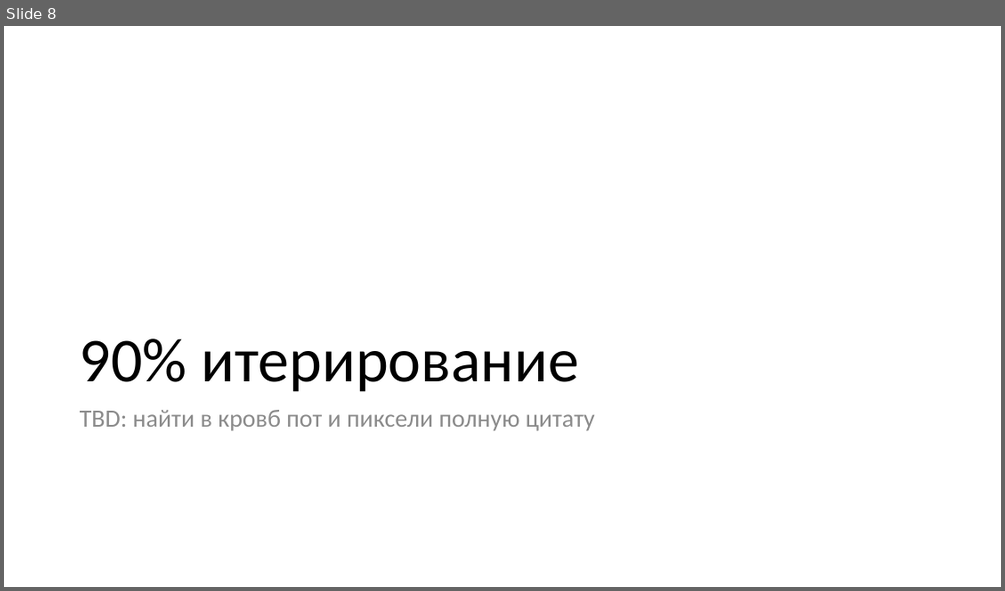
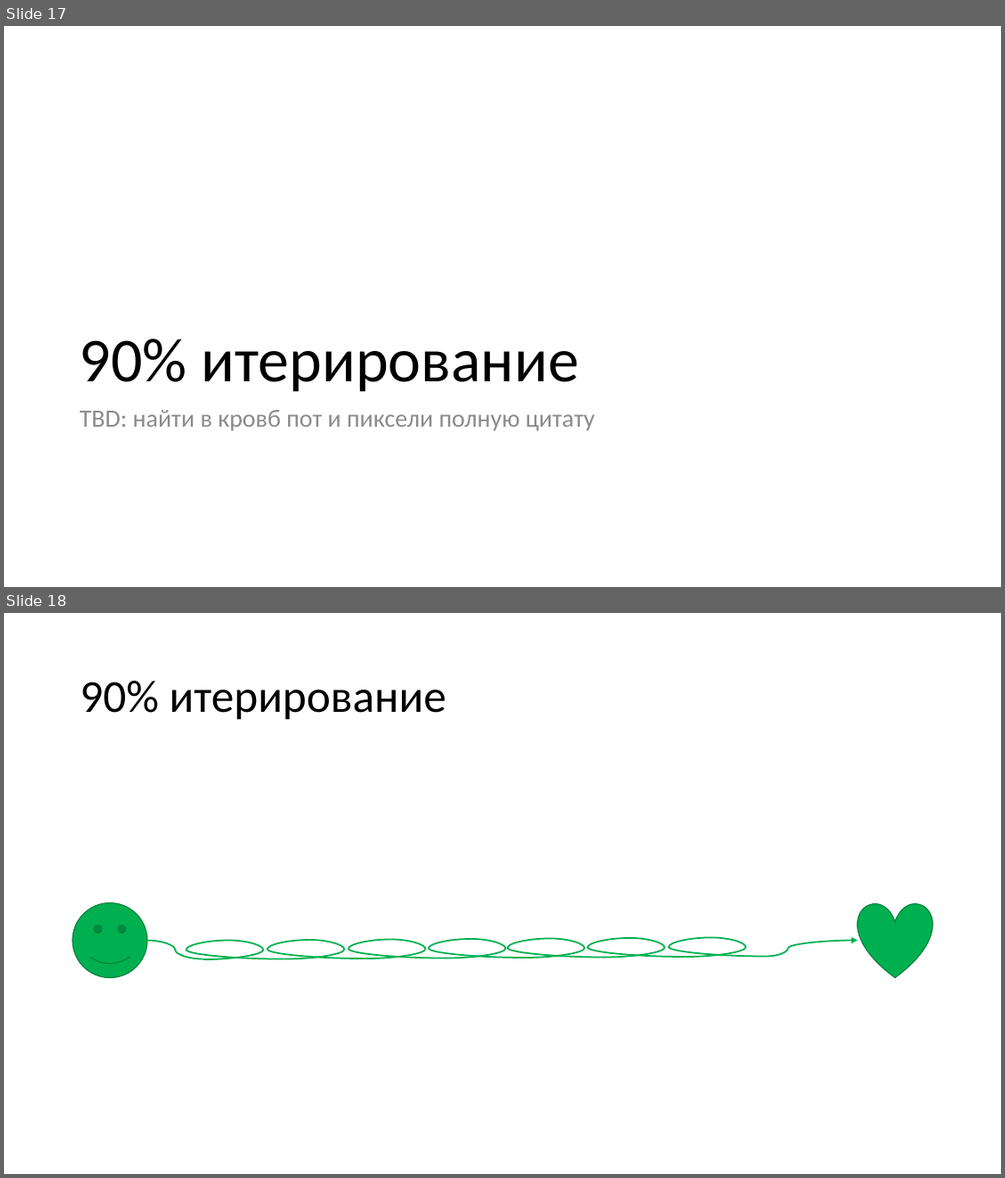
Before and after one commit to kugushev/presentations, a slide deck: 2020_GameDev-As-Hobby/Presentation.pptx. Shown one above the other, each under a label of ours: slide 8 before the commit, slides 17 and 18 after it. The pictures are 1005x591 and 1005x1178 pixels, drawn with LibreOffice and Linux fonts; fonts in the diff are those of the drawing. Boxes give left, top, right and bottom in pixels: in the first picture for what was removed or moved away, otherwise in the second. Text is boxed around its words. In the diff, an @@ line names an element or a change of style, - is before the commit and + after.

```diff
--- a/2020_GameDev-As-Hobby/Presentation.pptx
+++ b/2020_GameDev-As-Hobby/Presentation.pptx
@@ slide 18 added at [4, 613, 1001, 1174], background #FFFFFF @@
@@ title added at [80, 681, 446, 720], 44 pt, text #000000 @@
+90% итерирование
@@ smiley face added at [73, 903, 147, 978], fill #00B050, outline #00823B 1 pt @@
@@ heart added at [858, 903, 933, 978], fill #00B050, outline #00823B 1 pt @@
@@ curved line added from (147, 941) to (202, 959), #00B050 1.5 pt @@
@@ curved line added from (283, 959) to (228, 941), #00B050 1.5 pt @@
@@ curved line added from (202, 959) to (228, 941), #00B050 1.5 pt @@
@@ curved line added from (365, 958) to (310, 940), #00B050 1.5 pt @@
@@ curved line added from (283, 959) to (310, 940), #00B050 1.5 pt @@
@@ curved line added from (446, 957) to (390, 939), #00B050 1.5 pt @@
@@ curved line added from (365, 958) to (390, 939), #00B050 1.5 pt @@
@@ curved line added from (526, 957) to (470, 939), #00B050 1.5 pt @@
@@ curved line added from (445, 957) to (470, 939), #00B050 1.5 pt @@
@@ curved line added from (606, 957) to (550, 938), #00B050 1.5 pt @@
@@ curved line added from (525, 957) to (550, 938), #00B050 1.5 pt @@
@@ curved line added from (685, 957) to (630, 938), #00B050 1.5 pt @@
@@ curved line added from (605, 957) to (630, 938), #00B050 1.5 pt @@
@@ curved line added from (767, 957) to (711, 938), #00B050 1.5 pt @@
@@ curved line added from (685, 957) to (711, 938), #00B050 1.5 pt @@
@@ curved arrow added from (767, 957) to (858, 941), #00B050 1.5 pt @@
@@ what was slide 8 is now slide 17 @@
```
Also in this commit, not shown: 5 slides changed, 27 other slides added, 11 slides removed.
